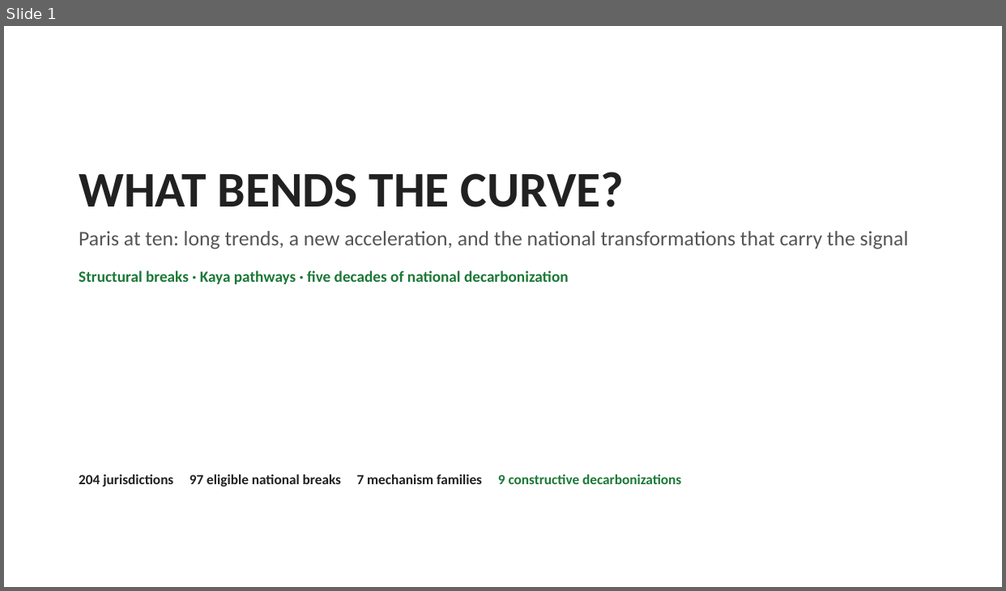
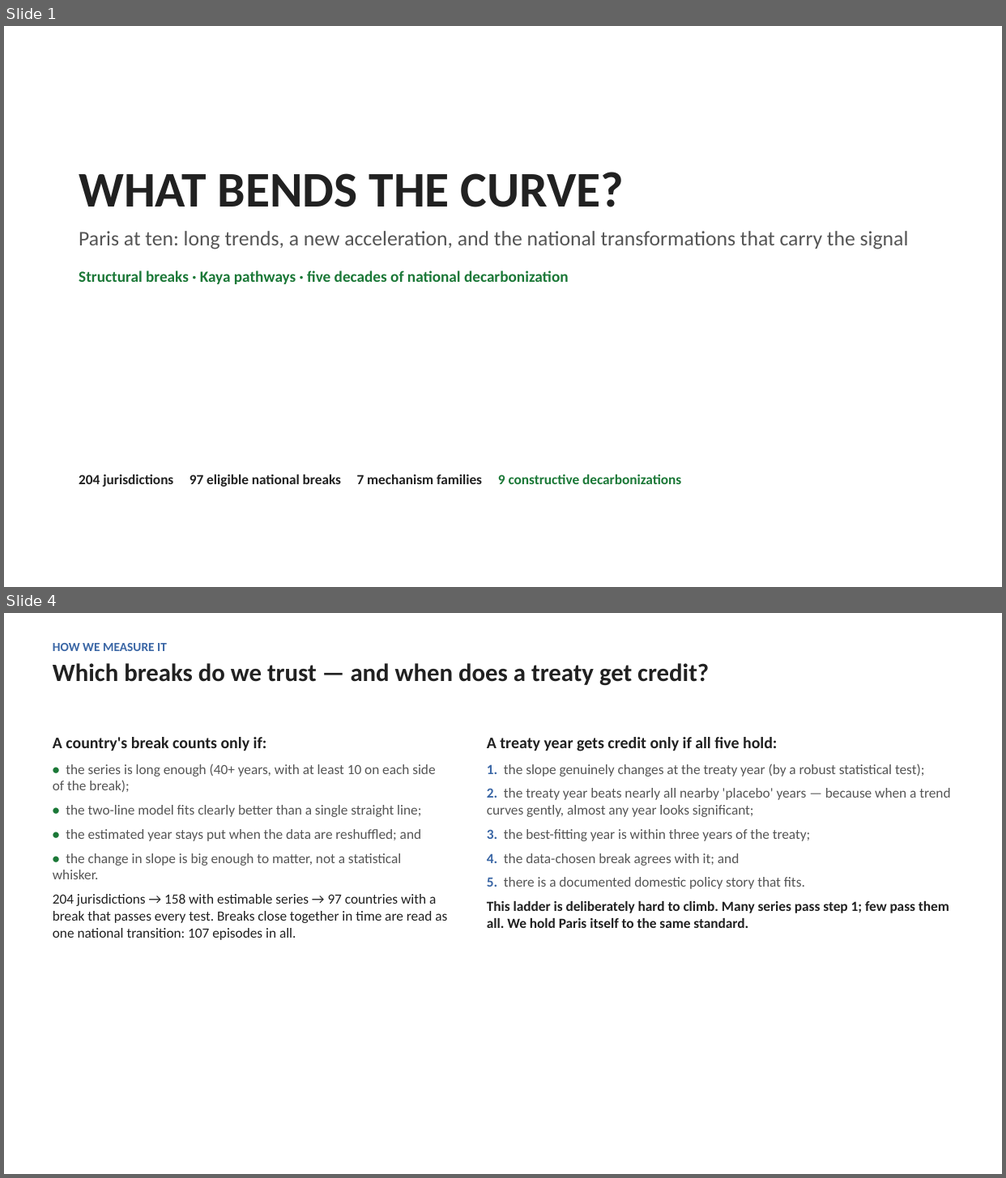
Before and after one commit to cwejnert/HDI-Happiness, a slide deck: carbon_breakpoints_takeaway_figures/what_bends_the_curve_final.pptx. Shown one above the other, each under a label of ours: slide 1 before the commit, slides 1 and 4 after it; the slides between them are not shown. The pictures are 1006x591 and 1006x1178 pixels, drawn with LibreOffice and Linux fonts; fonts in the diff are those of the drawing. Boxes give left, top, right and bottom in pixels: in the first picture for what was removed or moved away, otherwise in the second. Text is boxed around its words. In the diff, an @@ line names an element or a change of style, - is before the commit and + after.

```diff
--- a/carbon_breakpoints_takeaway_figures/what_bends_the_curve_final.pptx
+++ b/carbon_breakpoints_takeaway_figures/what_bends_the_curve_final.pptx
@@ slide 4 added at [4, 613, 1002, 1174], background #FFFFFF @@
@@ text added at [53, 643, 709, 686], 24 pt, text #212121, bold @@
+HOW WE MEASURE IT
+Which breaks do we trust — and when does a treaty get credit?
@@ text added at [53, 737, 447, 940], 13.5 pt, text #555555 @@
+A country's break counts only if:
+• the series is long enough (40+ years, with at least 10 on each side of the break);
+• the two-line model fits clearly better than a single straight line;
+• the estimated year stays put when the data are reshuffled; and
+• the change in slope is big enough to matter, not a statistical whisker.
+204 jurisdictions → 158 with estimable series → 97 countries with a break that passes every test. Breaks close together in time are read as one national transition: 107 episodes in all.
@@ text added at [487, 737, 950, 928], 13.5 pt, text #555555 @@
+A treaty year gets credit only if all five hold:
+1. the slope genuinely changes at the treaty year (by a robust statistical test);
+2. the treaty year beats nearly all nearby 'placebo' years — because when a trend curves gently, almost any year looks significant;
+3. the best-fitting year is within three years of the treaty;
+4. the data-chosen break agrees with it; and
+5. there is a documented domestic policy story that fits.
+This ladder is deliberately hard to climb. Many series pass step 1; few pass them all. We hold Paris itself to the same standard.
```
Also in this commit, not shown: 16 slides changed, 4 other slides added, 5 slides removed, 2 other files.
